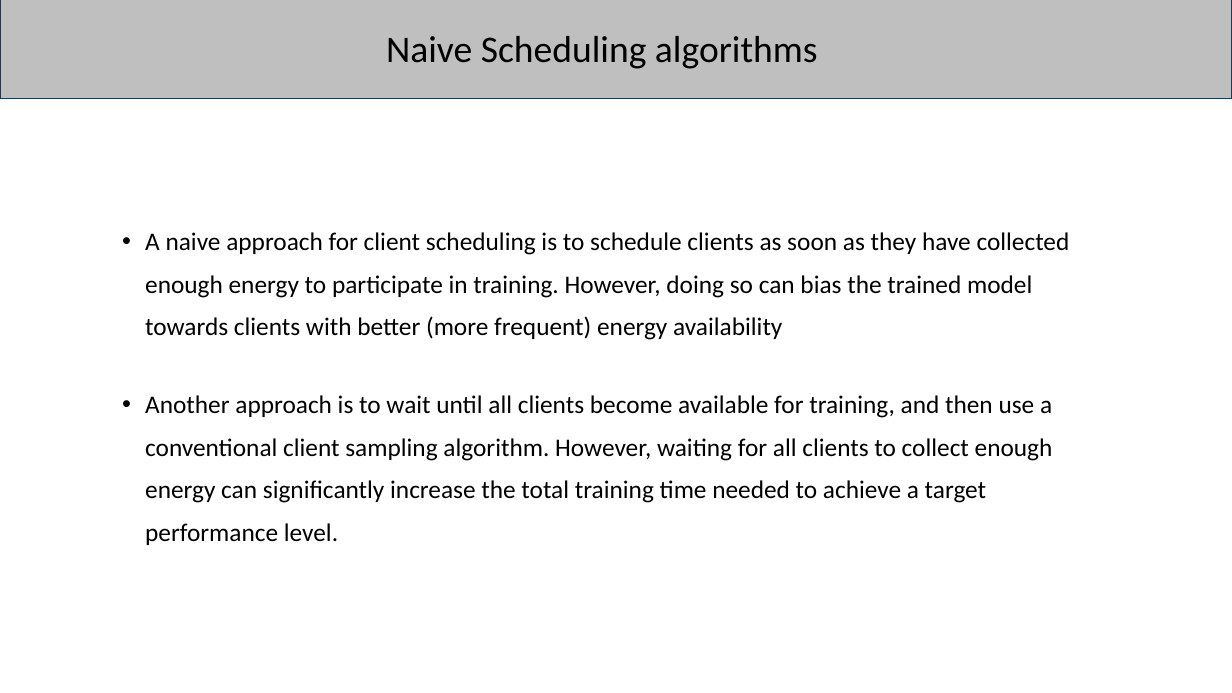
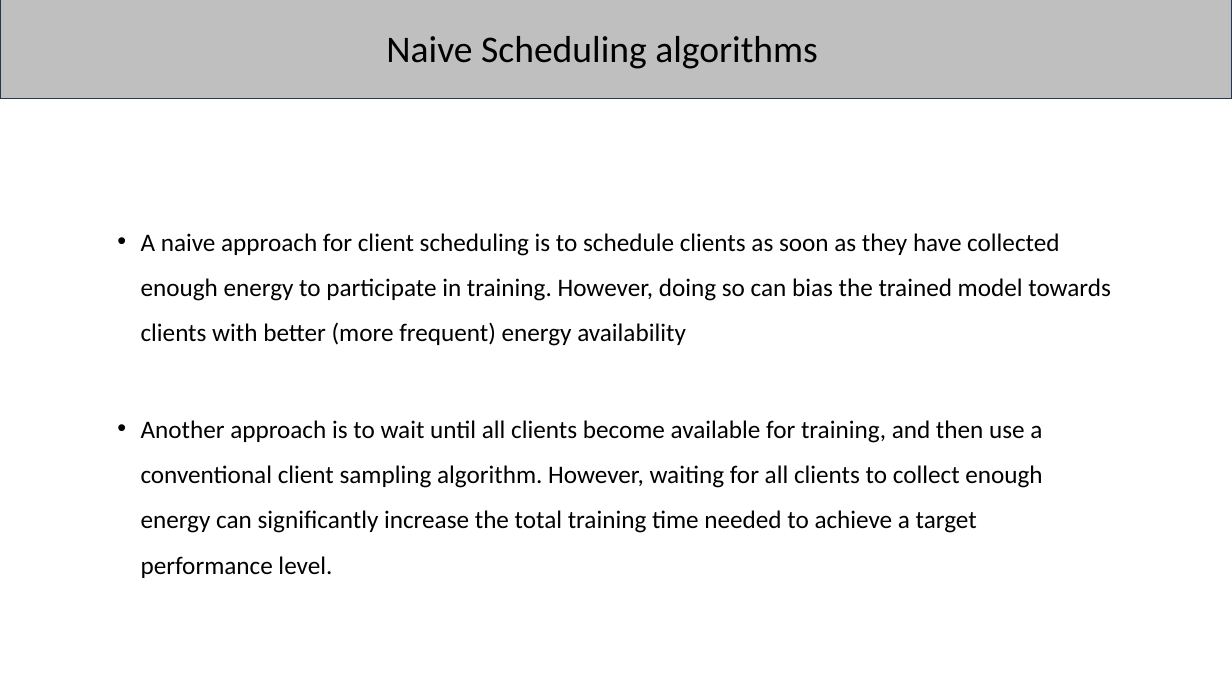
Before and after one commit to prajwalandysam/FYP-Group-3, a slide deck: slide 14 of fyp_3[1]-1.pptx. Drawn at 1232x693 pixels with LibreOffice and Linux fonts; fonts in the diff are those of the drawing. Boxes give left, top, right and bottom in pixels: in the first picture for what was removed or moved away, otherwise in the second. Text is boxed around its words. In the diff, an @@ line names an element or a change of style, - is before the commit and + after.

```diff
--- a/fyp_3[1]-1.pptx
+++ b/fyp_3[1]-1.pptx
@@ text "A naive approach for client ..." at [141,233,1111,578]: size 39.5 to 39.3 pt; line spacing 1.4 to 1.5 @@
```
Also in this commit, not shown: 25 other slides changed, 1 other file.
